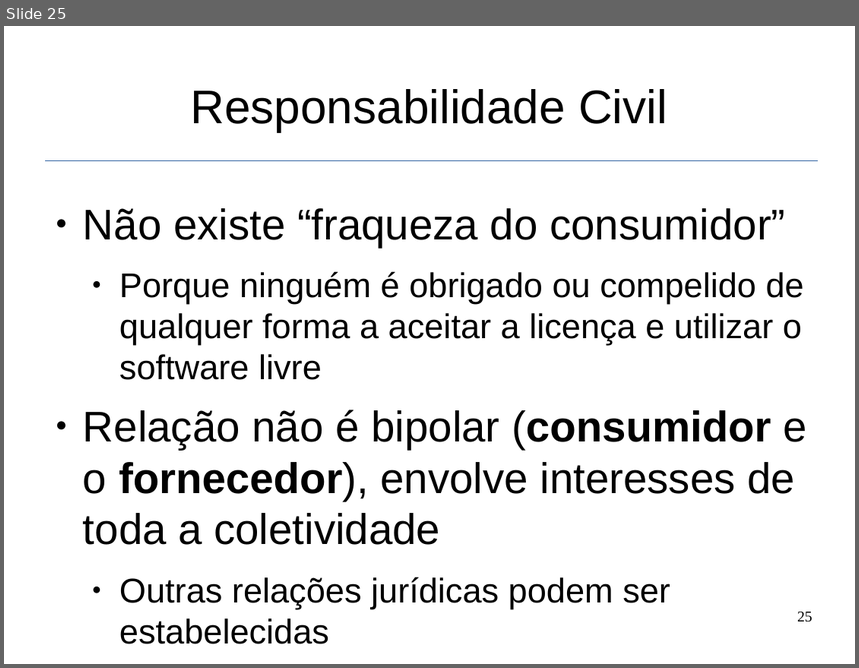
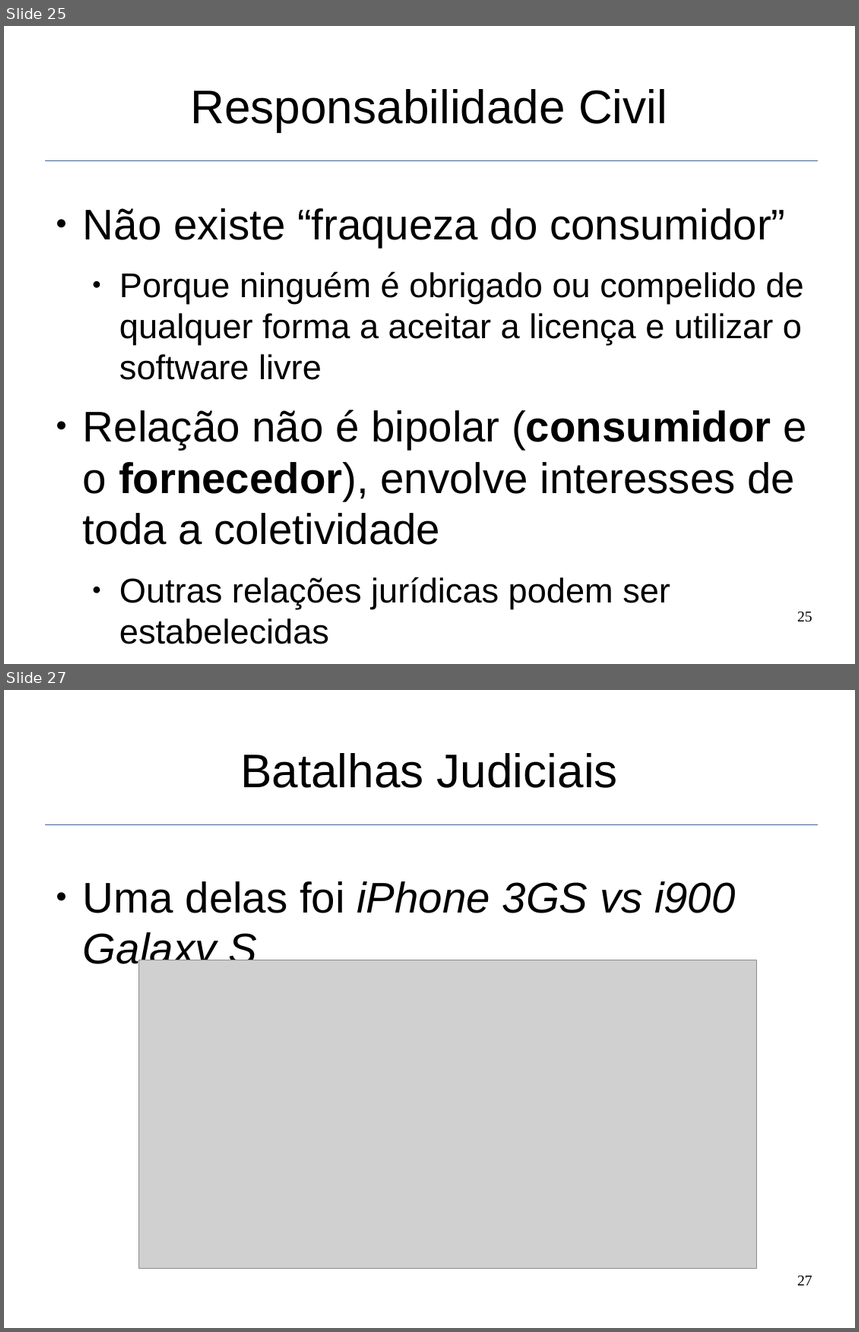
Before and after one commit to OpenRedu/aulas_floss, a slide deck: 07_AspectosLegais/07_AspectosLegais.odp. Shown one above the other, each under a label of ours: slide 25 before the commit, slides 25 and 27 after it; the slides between them are not shown. The pictures are 859x668 and 859x1332 pixels, drawn with LibreOffice and Linux fonts; fonts in the diff are those of the drawing; grey boxes stand for pictures. Boxes give left, top, right and bottom in pixels: in the first picture for what was removed or moved away, otherwise in the second. Text is boxed around its words. In the diff, an @@ line names an element or a change of style, - is before the commit and + after.

Commit message:
Incluindo slides sobre batalha judicial entre Apple e Samsung

```diff
--- a/07_AspectosLegais/07_AspectosLegais.odp
+++ b/07_AspectosLegais/07_AspectosLegais.odp
@@ slide 27 added at (4, 690, 855, 1328), background #FFFFFF; not listed: 1 template element that a slide beside it also shows @@
@@ title added at (240, 753, 618, 788), 44 pt, text #000000 @@
+Batalhas Judiciais
@@ text added at (83, 882, 736, 972), 40 pt, text #000000, italic @@
+● Uma delas foi iPhone 3GS vs i900 Galaxy S
@@ picture added at (139, 961, 757, 1269) @@
@@ page number added at (797, 1276, 813, 1286), 14 pt, text #000000 @@
+27
```
Also in this commit, not shown: 2 other slides added.
